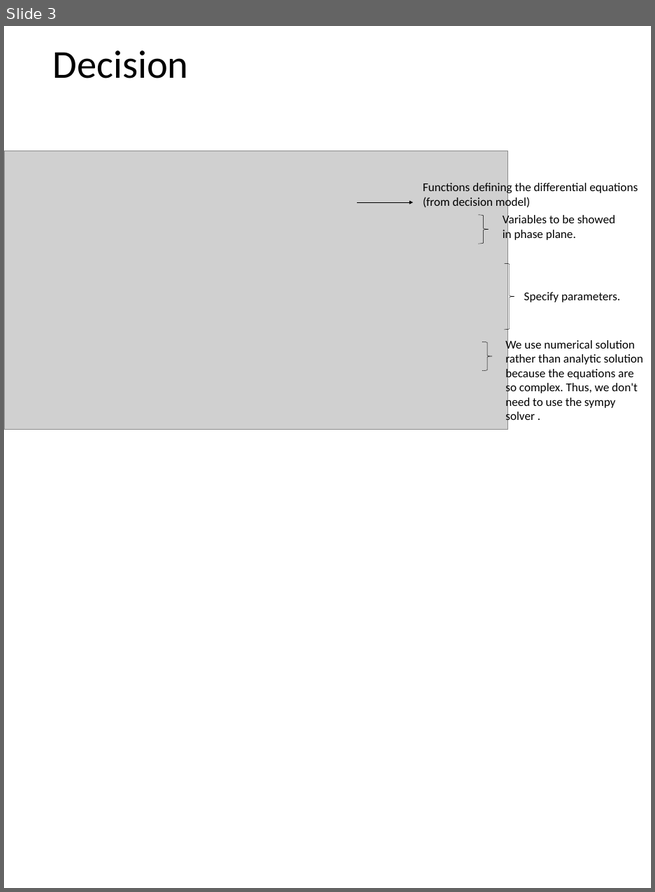
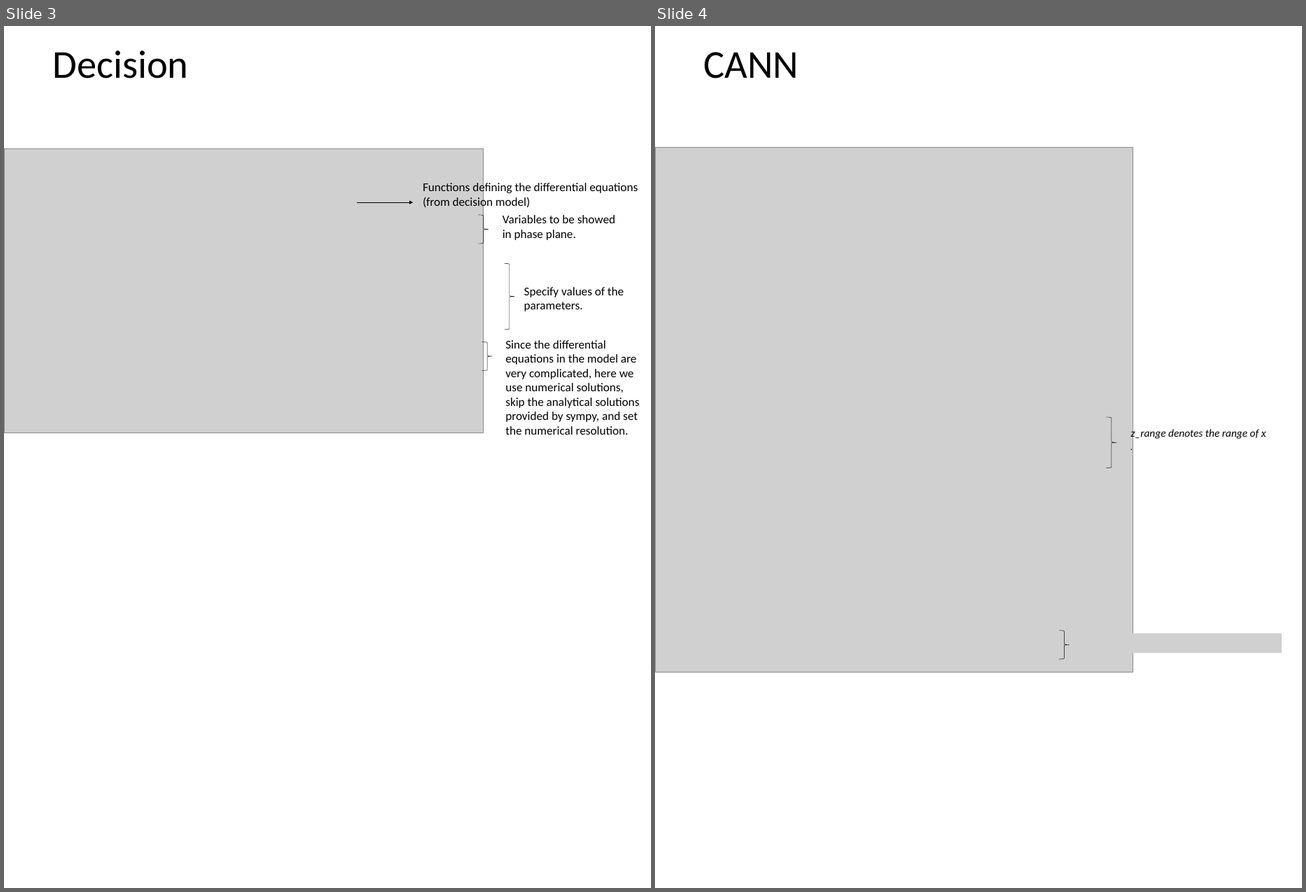
Before and after one commit to quanpeng0/BrainModels, a slide deck: docs/brainpy_handbook/ppt/rnns.pptx. Shown side by side, each under a label of ours: slide 3 before the commit, slides 3 and 4 after it. The pictures are 655x892 and 1306x892 pixels, drawn with LibreOffice and Linux fonts; fonts in the diff are those of the drawing; grey boxes stand for pictures. Boxes give left, top, right and bottom in pixels: in the first picture for what was removed or moved away, otherwise in the second. Text is boxed around its words. In the diff, an @@ line names an element or a change of style, - is before the commit and + after.

```diff
--- a/docs/brainpy_handbook/ppt/rnns.pptx
+++ b/docs/brainpy_handbook/ppt/rnns.pptx
@@ slide 4 added at (655,26,1302,888), background #FFFFFF @@
@@ text added at (704,52,799,78), 66 pt, text #000000 @@
+CANN
@@ picture added at (655,147,1132,672) @@
@@ right brace added at (1106,417,1116,468), outline #000000 0.5 pt @@
@@ text added at (1131,428,1266,440), 18 pt, text #000000, italic @@
+z_range denotes the range of x .
@@ right brace added at (1059,631,1069,660), outline #000000 0.5 pt @@
@@ picture added at (1077,634,1281,653) @@
@@ slide 3 changed as well @@
@@ picture: place and size @@
-picture at (4,151,507,430)
+picture at (4,148,483,433)
@@ text at (524,287,624,312): text changed @@
-Specify parameters.
+Specify values of the parameters.
@@ text at (505,340,640,435): text changed @@
-We use numerical solution rather than analytic solution because the equations are so complex. Thus, we don't need to use the sympy solver .
+Since the differential equations in the model are very complicated, here we use numerical solutions, skip the analytical solutions provided by sympy, and set the numerical resolution.
```
Also in this commit, not shown: 3 other slides changed, 1 slide removed, 3 other files.
